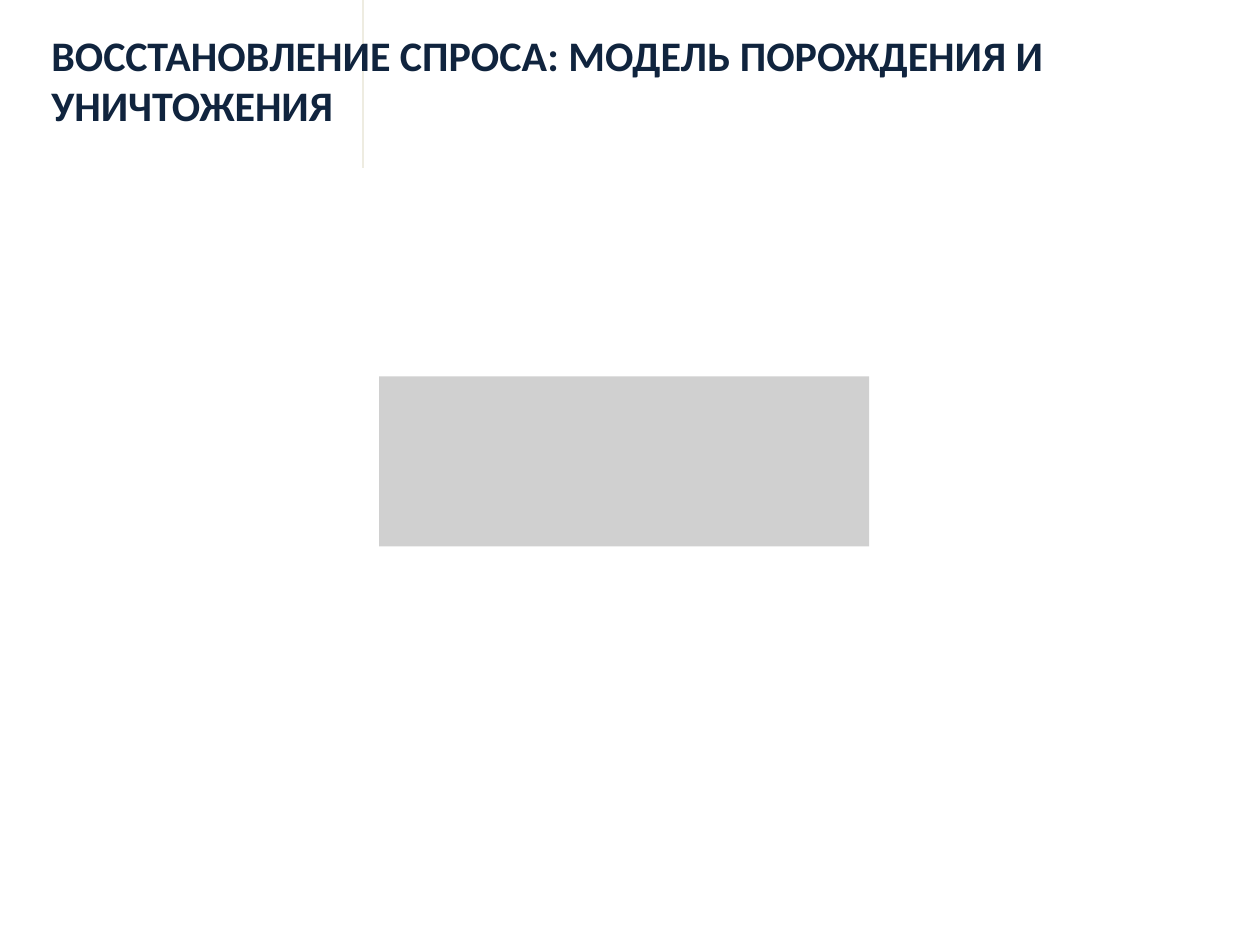
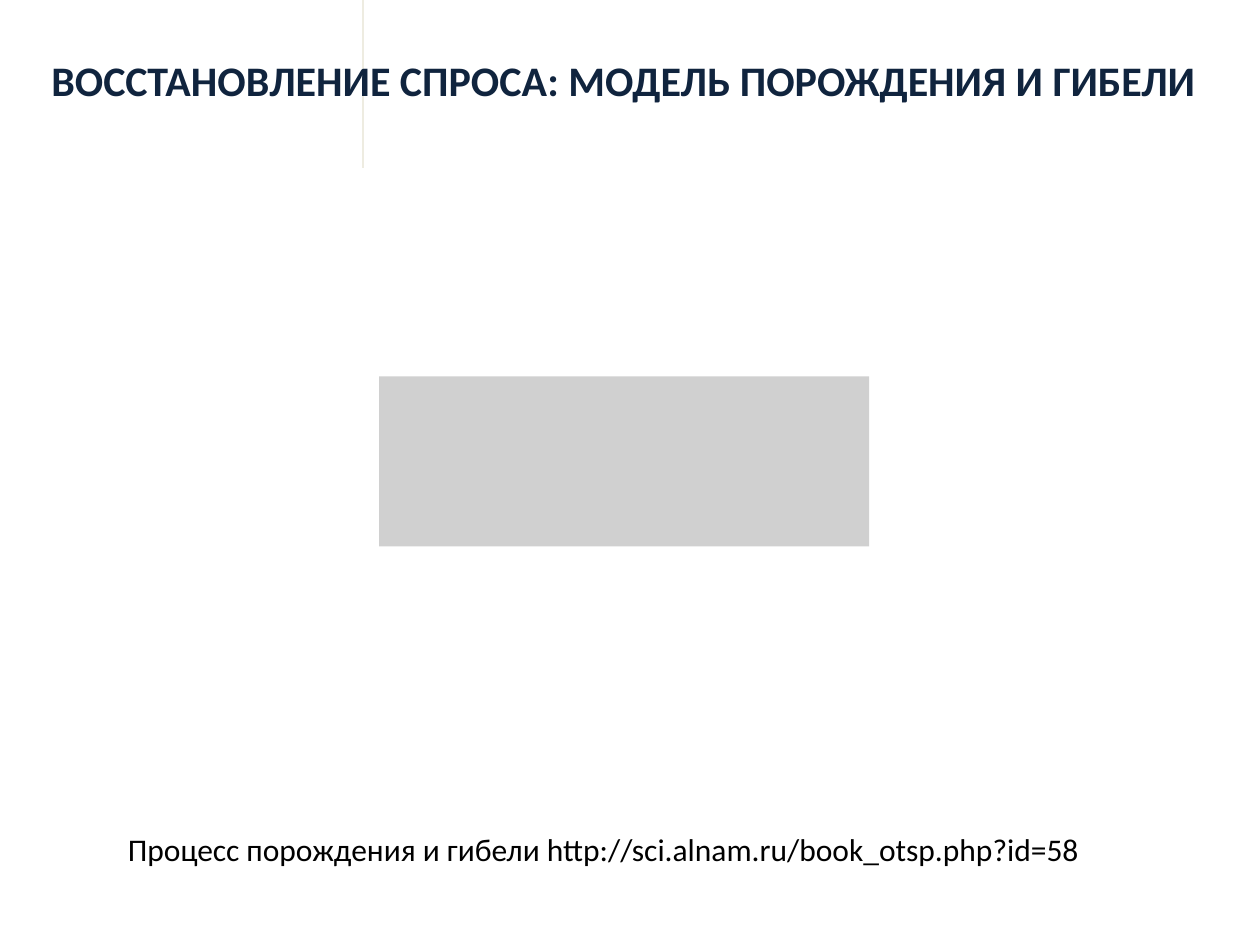
Before and after one commit to ml-mipt/ml-mipt-part2, a slide deck: slide 13 of 2016/seminars/sem09_retail_tsf_ml/seminar_10_v2.pptx. Drawn at 1260x945 pixels with LibreOffice and Linux fonts; fonts in the diff are those of the drawing; grey boxes stand for pictures. Boxes give left, top, right and bottom in pixels: in the first picture for what was removed or moved away, otherwise in the second. Text is boxed around its words. In the diff, an @@ line names an element or a change of style, - is before the commit and + after.

```diff
--- a/2016/seminars/sem09_retail_tsf_ml/seminar_10_v2.pptx
+++ b/2016/seminars/sem09_retail_tsf_ml/seminar_10_v2.pptx
@@ text at box(51, 68, 1196, 103): text changed @@
-ВОССТАНОВЛЕНИЕ СПРОСА: МОДЕЛЬ ПОРОЖДЕНИЯ И УНИЧТОЖЕНИЯ
+ВОССТАНОВЛЕНИЕ СПРОСА: МОДЕЛЬ ПОРОЖДЕНИЯ И ГИБЕЛИ
@@ text added at box(128, 839, 1078, 867), 18 pt, text #000000 @@
+Процесс порождения и гибели http://sci.alnam.ru/book_otsp.php?id=58
```
Also in this commit, not shown: 6 other slides changed, 1 other file.
